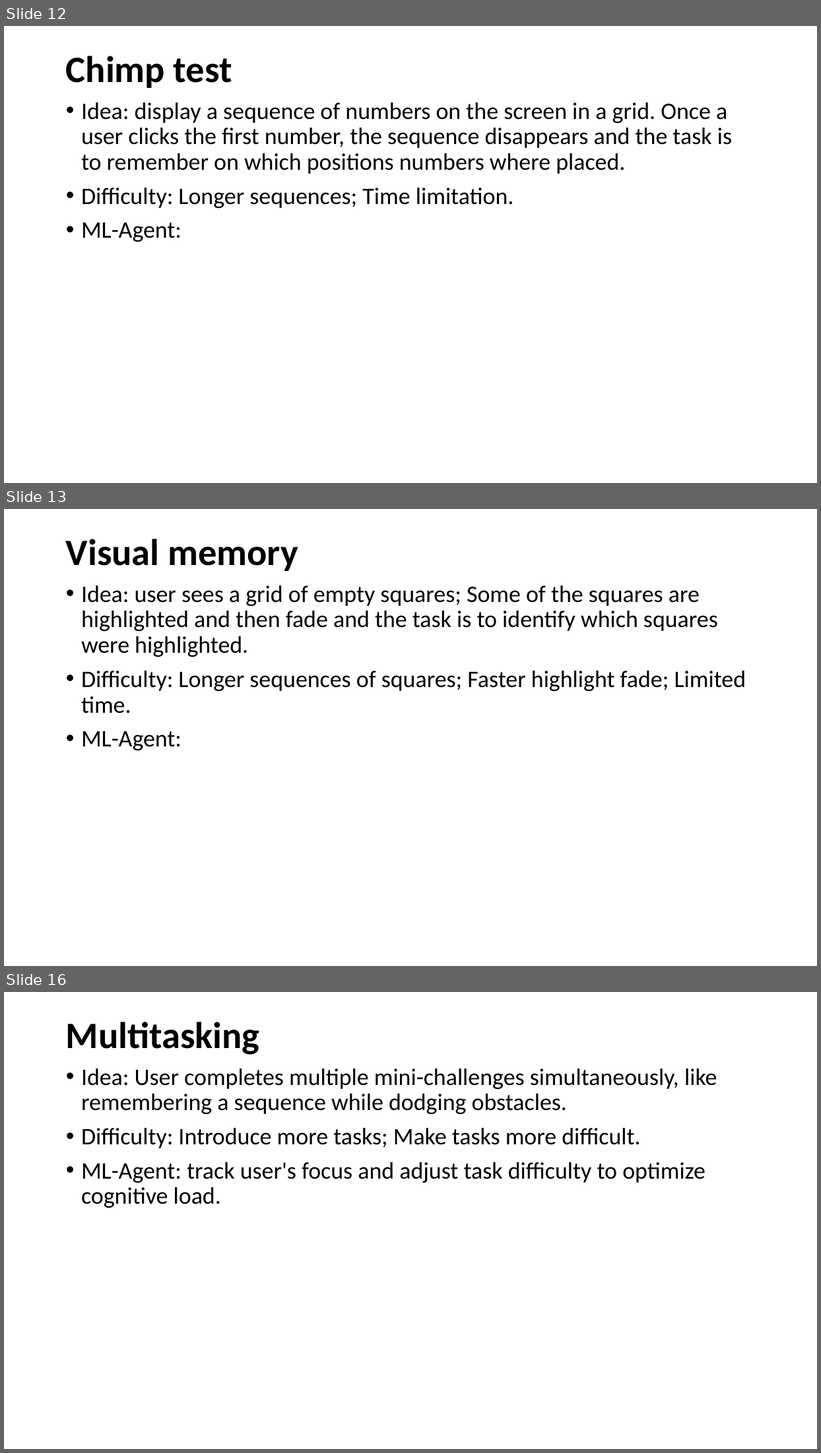
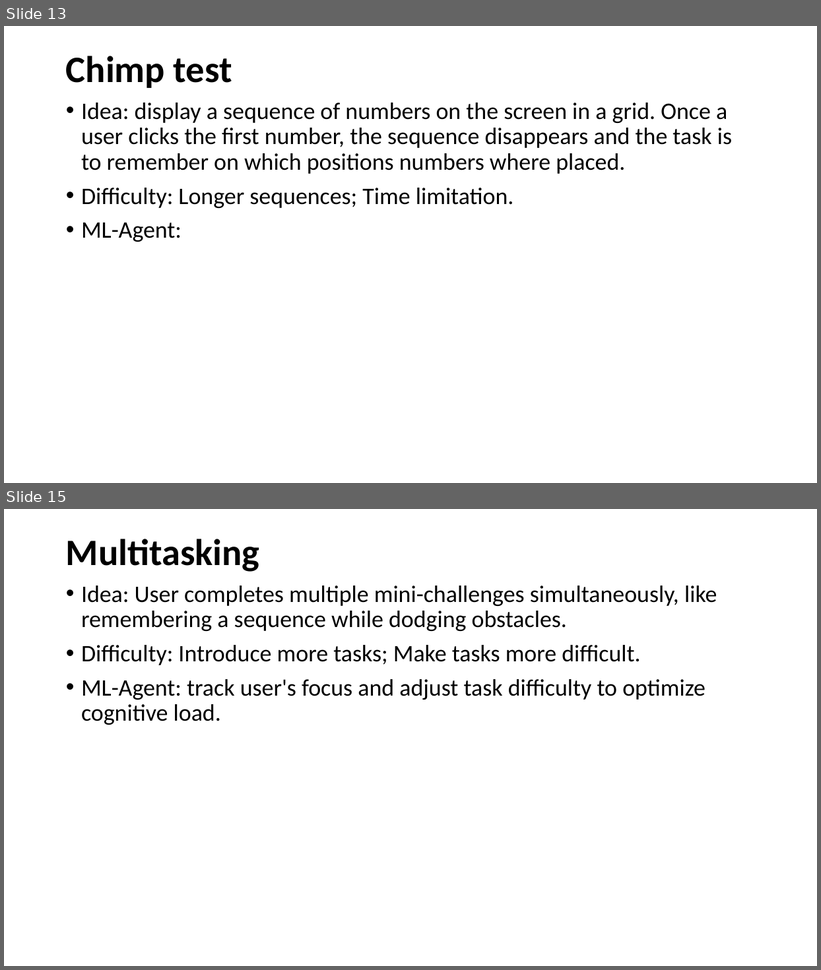
Before and after one commit to ztsv-av/xr_ml, a slide deck: vr_ideas.pptx. Shown one above the other, each under a label of ours: slides 12, 13 and 16 before the commit, slides 13 and 15 after it; the slides between them are not shown. The pictures are 821x1453 and 821x970 pixels, drawn with LibreOffice and Linux fonts; fonts in the diff are those of the drawing. Boxes give left, top, right and bottom in pixels: in the first picture for what was removed or moved away, otherwise in the second. Text is boxed around its words. In the diff, an @@ line names an element or a change of style, - is before the commit and + after.

```diff
--- a/vr_ideas.pptx
+++ b/vr_ideas.pptx
@@ slide 13 removed at (4,509,817,966), background #FFFFFF @@
@@ title removed at (66,539,298,571) @@
-Visual memory
@@ text removed at (81,586,746,751) @@
-• Idea: user sees a grid of empty squares; Some of the squares are highlighted and then fade and the task is to identify which squares were highlighted.
-• Difficulty: Longer sequences of squares; Faster highlight fade; Limited time.
-• ML-Agent:
@@ what was slide 12 is now slide 13 @@
@@ what was slide 16 is now slide 15 @@
```
Also in this commit, not shown: 10 slides changed.
